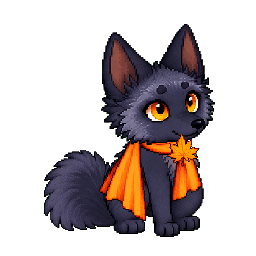
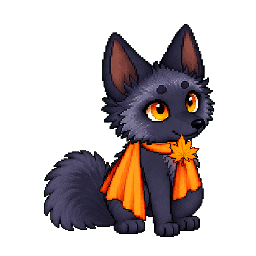
Layer changes from the first 256px x 256px image to the second:
painted on "head" over [102, 74, 209, 99]
